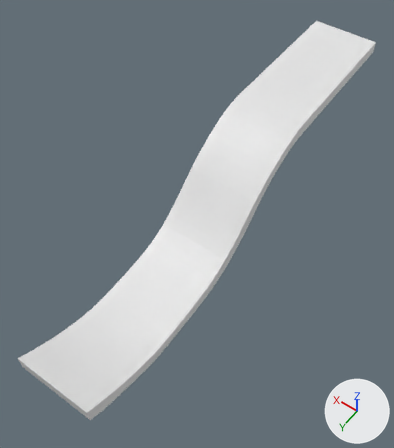
The glTF model ASSETS/MODELS/Ramp/Ramp.glb, before and after one commit.
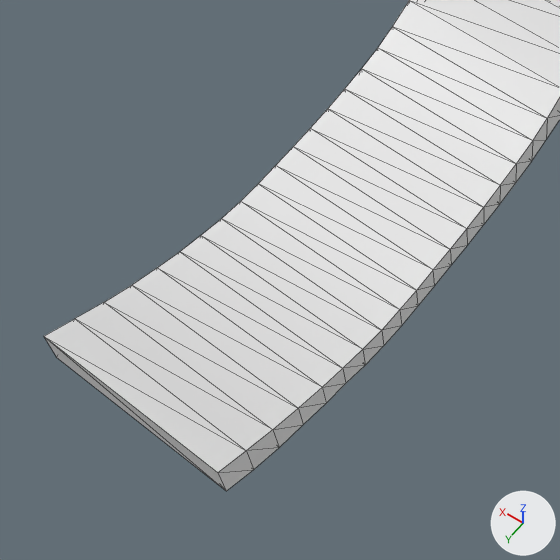
There are two pictures of each version: one whole from a 50 mm camera at (-2.27, 5.7, 5.32) aimed at (0.09, 2.4, 0.14), one close up on the part from 0% to 57% of the width and 50% to 100% of the height. Lighting does not change. The marker at lower right points along +X, +Y and +Z. The close-ups show mesh edges as thin lines. Vertices at the same position are counted once.
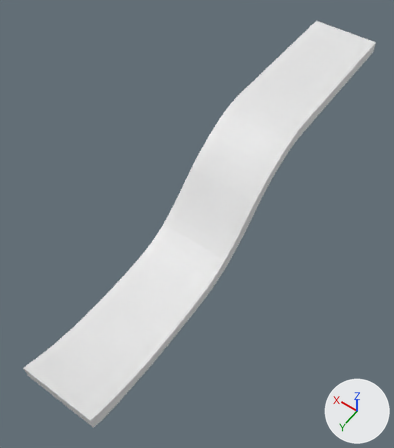
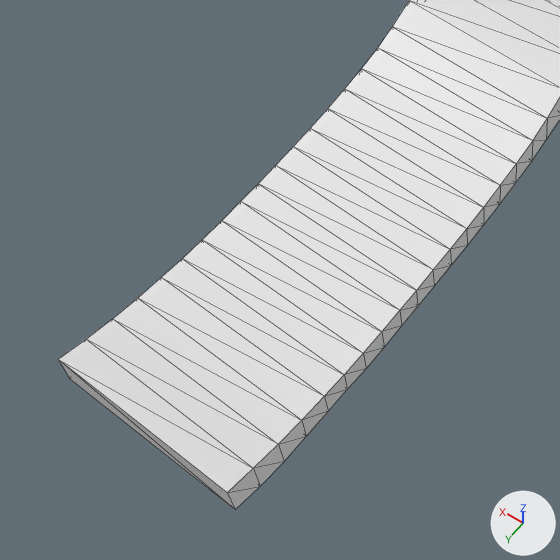
Commit message: Creates bigRamp scene

Where the change shows, as pixel boxes (x1, y1, x2, y2) in the close-ups (560 x 560 px; the box of a moved part takes in the faces that stretch with it):
'Cube', reshaped: before (44, 0, 560, 491); after (58, 0, 560, 510)
part 1 of me_cube_001, moved or reshaped: before (44, 201, 402, 491); after (58, 202, 402, 510)

What the commit changed:
me_cube_001 has 136 vertices, 268 faces and spans x -0.46..0.44, y -1.0..4.89, z -0.25..1.01.
me_cube_001 is used by ob_cube; location (0.0, 0.0, 0.0).
me_cube_001 part 1: all 32 vertices in x -0.46..0.44, y 3.98..4.89, z -0.22..0.35 are multiplied about their middle by the matrix ((1.0, 0.0, 0.0), (0.0, 1.0, 0.0), (0.0, -0.225, 0.995)), then moved by (0.0, 0.0, -0.11).
